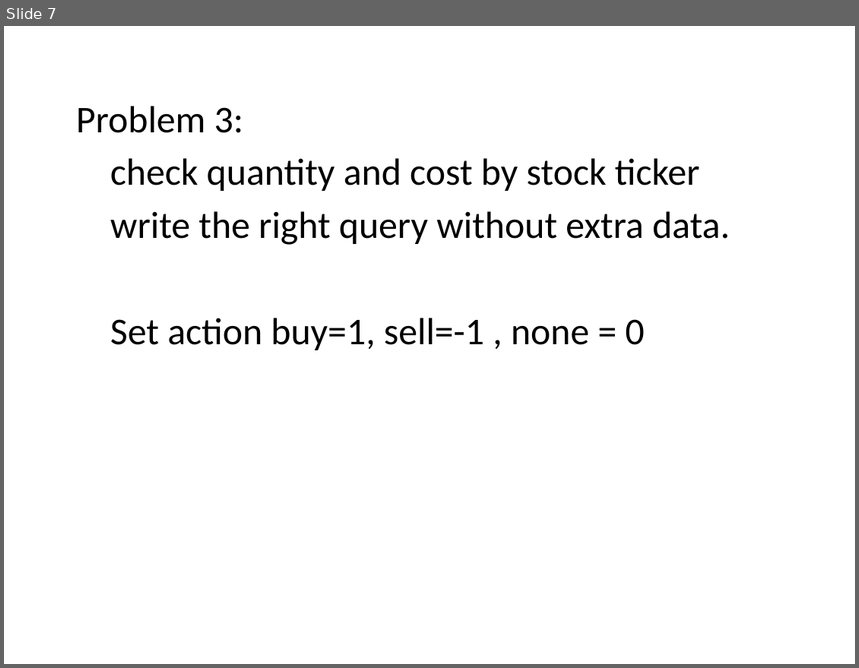
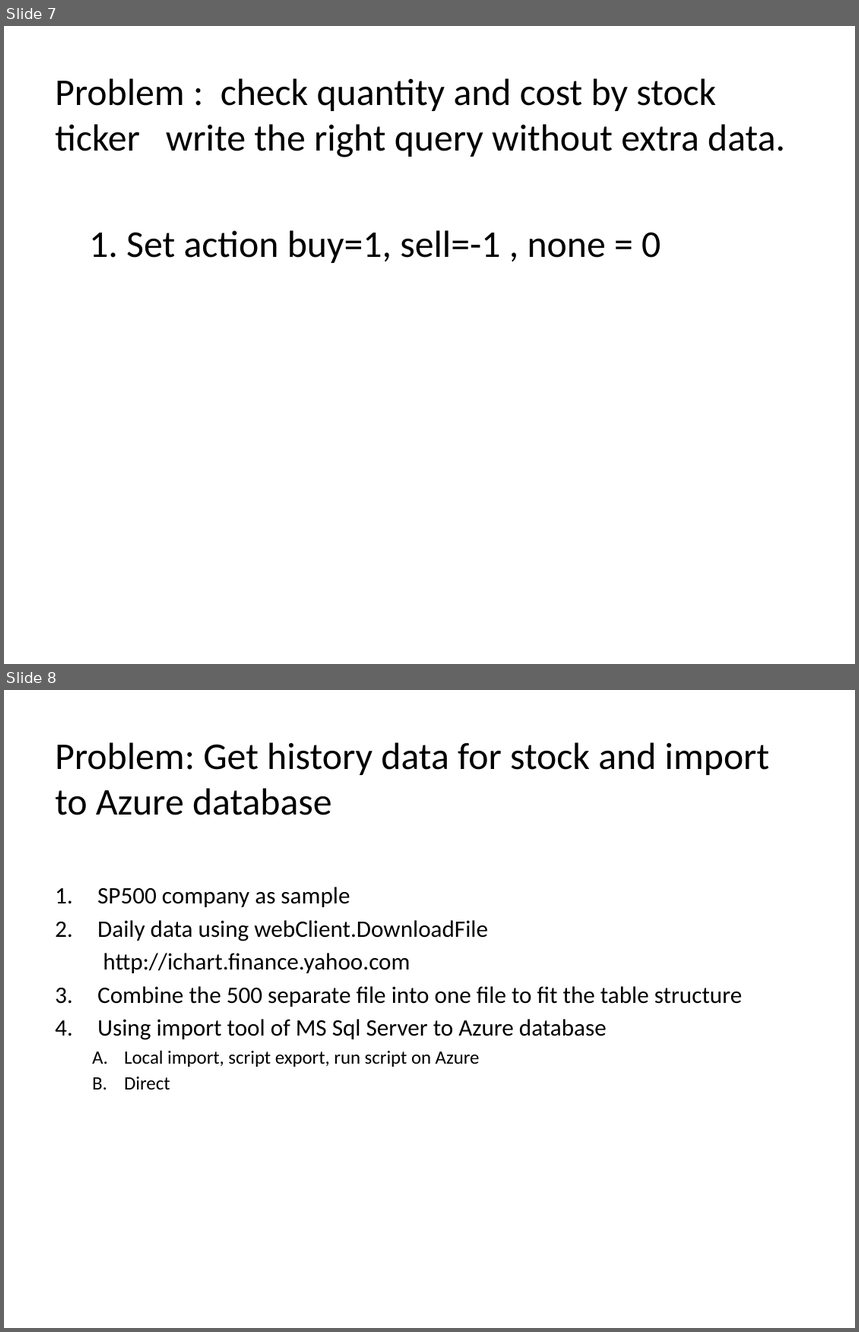
Before and after one commit to IPD8-guofeng/dotnet-group-project, a slide deck: Stock trade and analyst system.pptx. Shown one above the other, each under a label of ours: slide 7 before the commit, slides 7 and 8 after it. The pictures are 859x668 and 859x1332 pixels, drawn with LibreOffice and Linux fonts; fonts in the diff are those of the drawing. Boxes give left, top, right and bottom in pixels: in the first picture for what was removed or moved away, otherwise in the second. Text is boxed around its words. In the diff, an @@ line names an element or a change of style, - is before the commit and + after.

```diff
--- a/Stock trade and analyst system.pptx
+++ b/Stock trade and analyst system.pptx
@@ slide 8 added at [4,690,855,1328], background #FFFFFF @@
@@ text added at [55,742,769,1090], 20 pt, text #000000 @@
+Problem: Get history data for stock and import to Azure database
+1. SP500 company as sample
+2. Daily data using webClient.DownloadFile
+http://ichart.finance.yahoo.com
+3. Combine the 500 separate file into one file to fit the table structure
+4. Using import tool of MS Sql Server to Azure database
+  A. Local import, script export, run script on Azure
+  B. Direct
@@ slide 7 changed as well @@
@@ text at [55,78,785,263]: text changed @@
-Problem 3:
-check quantity and cost by stock ticker
-write the right query without extra data.
-Set action buy=1, sell=-1 , none = 0
+Problem : check quantity and cost by stock ticker write the right query without extra data.
+1. Set action buy=1, sell=-1 , none = 0
```
Also in this commit, not shown: 6 other slides changed, 4 other slides added, 8 slides removed, 1 other file.
